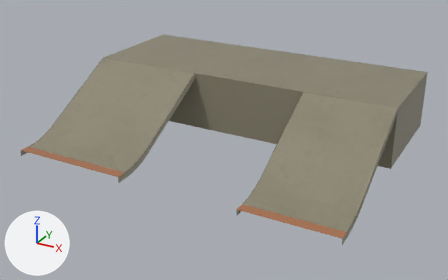
What one commit did to the glTF model public/models/banks-gap.glb.
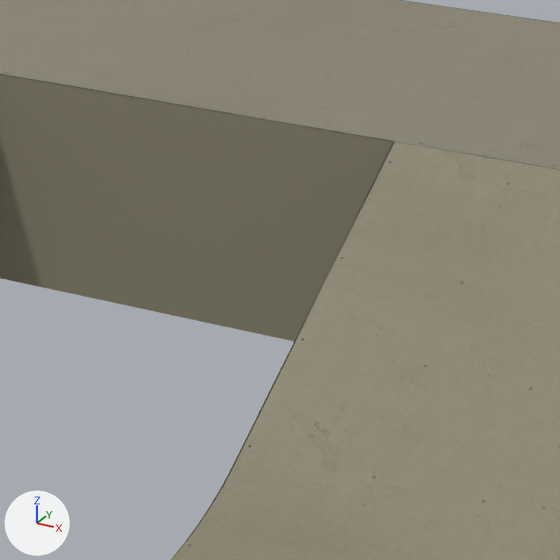
Each version appears first whole from a 50 mm camera at (91.0, -171.9, 83.3) aimed at (0.1, -6.6, 0.6), and next in a close-up on the part from 45% to 77% of the width and 20% to 72% of the height. The axes (+X, +Y, +Z) are drawn at lower left. The lights are the same throughout. Where no turn or scale is listed for an object, it has been applied to the vertices.

Objects in the first close-up: 'BanksGapWood'.
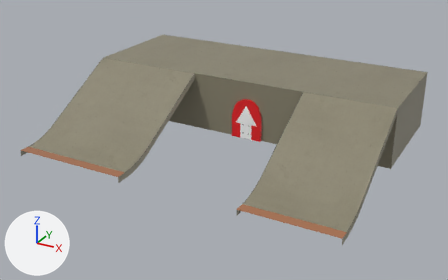
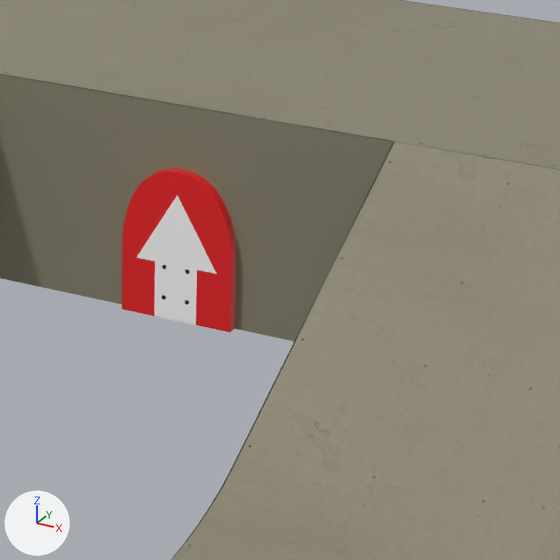
Location of each change, [x1, y1, x2, y2] in pixels of the close-ups (560 x 560 px):
'RETTA', added
    after: [122, 169, 236, 332]
    faces in mat_svgmat_001 (red #eb1e23): [122, 169, 236, 332]
    faces in mat_svgmat (white #ffffff): [136, 195, 216, 325]

The change, as a diff of the scene's bpy script:
```diff
--- a/public/models/banks-gap.glb.py
+++ b/public/models/banks-gap.glb.py
@@ mat_svgmat_002 @@
+mat_svgmat_002 = principled_material('SVGMat.002')
+mat_svgmat_002.base_color = (0.0, 0.0, 0.0)  # black #000000
+mat_svgmat_002.roughness = 0.4
@@ mat_svgmat @@
+mat_svgmat = principled_material('SVGMat')
+mat_svgmat.base_color = (1.0, 1.0, 1.0)  # white #ffffff
+mat_svgmat.roughness = 0.4
@@ mat_svgmat_001 @@
+mat_svgmat_001 = principled_material('SVGMat.001')
+mat_svgmat_001.base_color = (0.831, 0.013, 0.0168)  # red #eb1e23
+mat_svgmat_001.roughness = 0.4
@@ me_curve @@
+me_curve.from_pydata(...)  # 804 vertices, 1692 faces; spans x -5.29..5.36, y -0.49..0.49, z -3.83..9.99
+# faces by material slot: [808, 132, 752]
+me_curve.materials.append(mat_svgmat)  # white #ffffff
+me_curve.materials.append(mat_svgmat_001)  # red #eb1e23
+me_curve.materials.append(mat_svgmat_002)  # black #000000
@@ ob_retta @@
+ob_retta = bpy.data.objects.new('RETTA', me_curve)
+ob_retta.location = (5.29, -0.49, 3.83)
```
